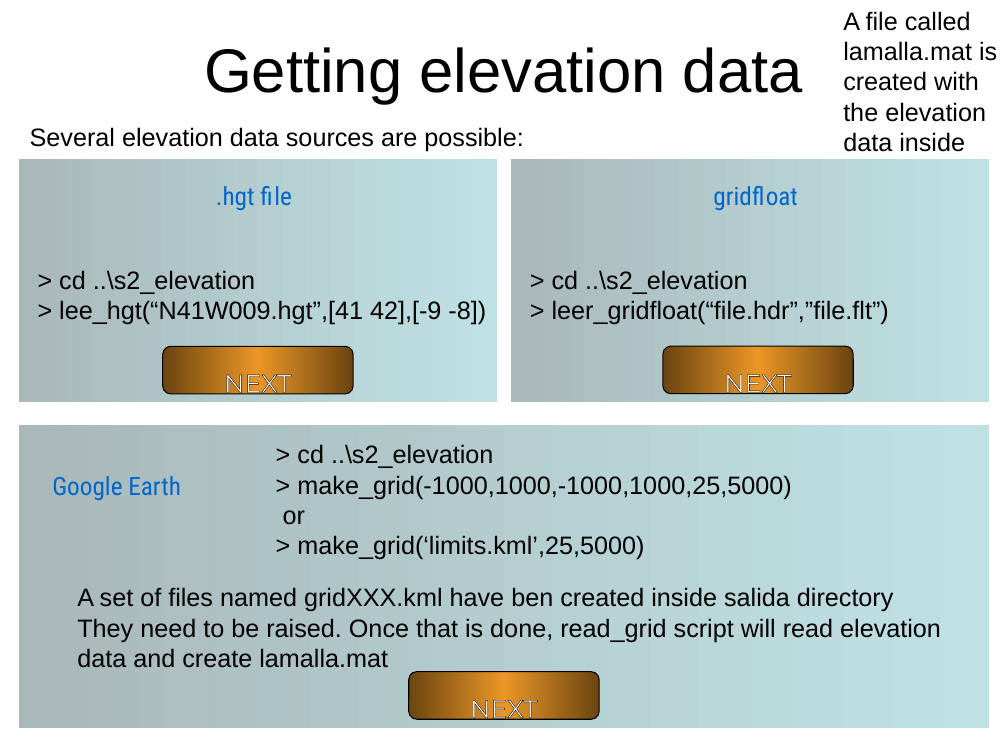
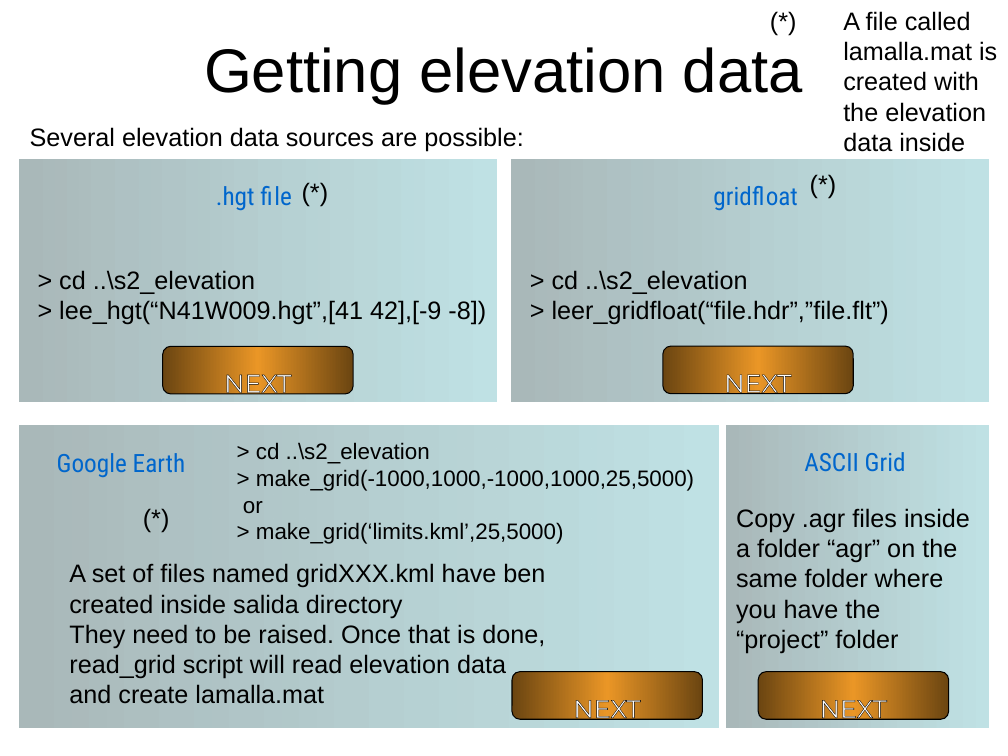
Before and after one commit to balamacab/zaxxon_scripts, a slide deck: slide 9 of project/documentation/Basics.ppt. Drawn at 1008x756 pixels with LibreOffice and Linux fonts; fonts in the diff are those of the drawing. Boxes give left, top, right and bottom in pixels: in the first picture for what was removed or moved away, otherwise in the second. Text is boxed around its words. In the diff, an @@ line names an element or a change of style, - is before the commit and + after.

```diff
--- a/project/documentation/Basics.ppt
+++ b/project/documentation/Basics.ppt
@@ text added at (760, 0, 882, 40), 18 pt, text #000000 @@
+(*)
@@ text added at (291, 171, 413, 212), 18 pt, text #000000 @@
+(*)
@@ text added at (799, 163, 921, 204), 18 pt, text #000000 @@
+(*)
@@ rectangle: place and size @@
-rectangle at (20, 425, 989, 727)
+rectangle at (20, 425, 719, 727)
@@ text "Google Earth": place and size @@
-text "Google Earth" at (52, 476, 181, 501)
+text "Google Earth" at (57, 453, 186, 477)
@@ text "> cd ..\s2_elevation": place and size @@
-text "> cd ..\s2_elevation" at (283, 444, 791, 560)
+text "> cd ..\s2_elevation" at (243, 442, 694, 544)
@@ text "> cd ..\s2_elevation" at (243, 442, 694, 544): size 18 to 16 pt @@
@@ rectangle added at (726, 425, 988, 727), fill gradient #BBE0E3 to #AAB9BA @@
@@ text added at (804, 452, 906, 472), 18 pt, text #0066CC @@
+ASCII Grid
@@ text added at (133, 497, 255, 537), 18 pt, text #000000 @@
+(*)
@@ text added at (736, 508, 970, 653), 18 pt, text #000000 @@
+Copy .agr files inside a folder “agr” on the same folder where you have the “project” folder
@@ text "A set of files named ..." rewrapped from (77, 587, 941, 668) to (69, 563, 545, 704) @@
@@ rounded rectangle: place and size @@
-rounded rectangle at (409, 671, 600, 719)
+rounded rectangle at (512, 671, 703, 719)
@@ text "NEXT": place and size @@
-text "NEXT" at (470, 700, 537, 724)
+text "NEXT" at (573, 700, 640, 724)
@@ rounded rectangle added at (758, 671, 949, 719), fill gradient #6B4511 to #EA9626, outline #000000 0.74 pt @@
@@ text added at (820, 700, 887, 724), 18 pt, text #FFFFFF @@
+NEXT
```
Also in this commit, not shown: 2 other files.
